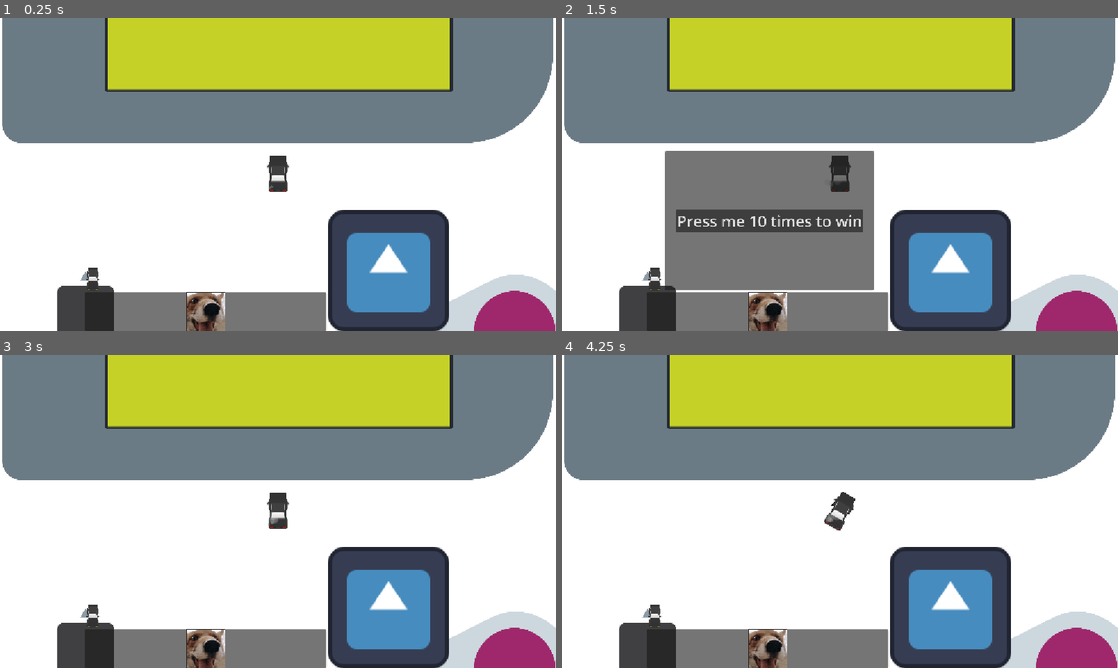
Above: before the commit, frames 1-4 (two rows, left to right).
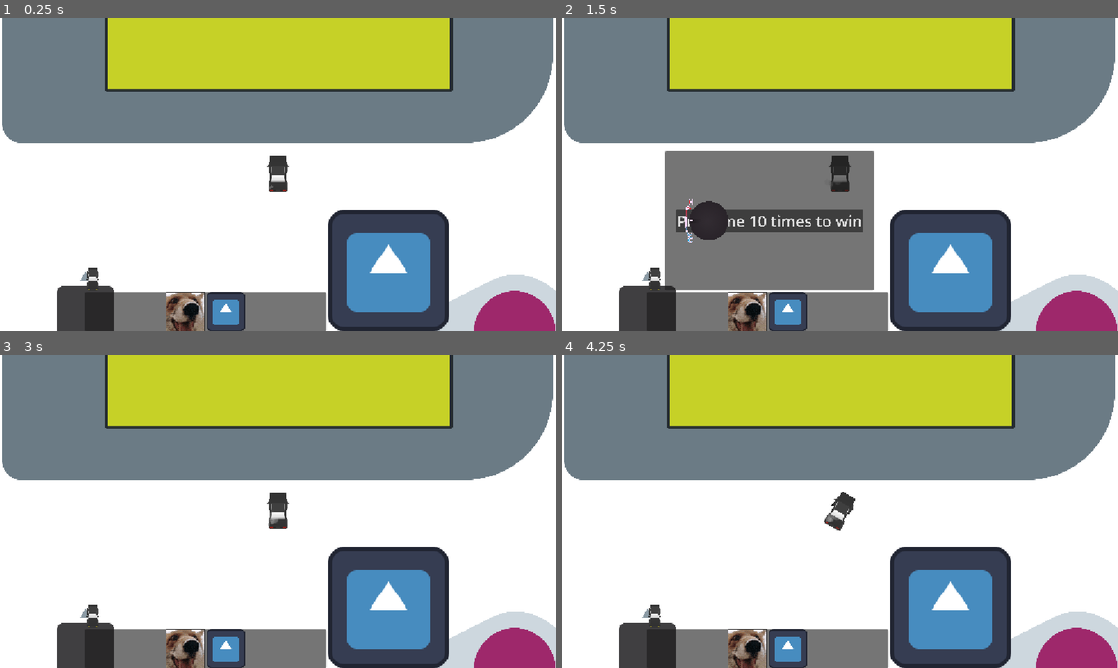
Above: after the commit, the same moments.

Repository: DBorgKiwami/game-jam-2
Game: Godot game, scene res://levels/testlevel.tscn
The game is run twice, just before and just after one commit, with the same random seed, the same clock (stepped at 60 frames per second) and the same inputs. The engine's default icon, where the game draws it, is replaced by a stand-in: a white triangle on a blue panel in a dark square.
Inputs (mouse positions are in pixels of both pictures, inside the frame that each line leads up to; where the layout moved, square brackets give the same spot in the first picture):
- Up to frame 1 (0.25 s): no input
- Up to frame 2 (1.5 s): click (789, 312) at 0.52 s; click (745, 312) [767, 312] at 1.25 s
- Up to frame 3 (3 s): click "Press me 10 times to win" at 2 s; click (94, 614) at 2.75 s
- Up to frame 4 (4.25 s): move the mouse to (962, 495) at 3.52 s; press the mouse at (962, 495) at 3.53 s; hold Right (turn_right) from 3.53 s (still down)

The runs differ from the first frame. In frame 1, 2.1% of the frame differs, in the area x 10-100%, y 18-100%; in frame 2, 2.6%; in frame 3, 2.1%; in frame 4, 2.1%.

Commit message:
Heater Minigame

Diff:
--- /dev/null
+++ b/minigames/dial.gd
@@ -0,0 +1,25 @@
+extends Sprite2D
+
+var has_mouse = false
+var active = true
+var beingClicked = false
+
+func _on_area_2d_mouse_entered() -> void:
+	has_mouse = true
+	pass # Replace with function body.
+
+func _on_area_2d_mouse_exited() -> void:
+	has_mouse = false
+	pass # Replace with function body.
+
+func _physics_process(delta: float) -> void:
+	if (Input.is_action_pressed("left_click") and has_mouse) or beingClicked:
+		beingClicked = true
+		rotation_degrees -= (Input.get_last_mouse_velocity().y)/100
+		rotation_degrees = clampf(rotation_degrees, -122, -45)
+	if Input.is_action_just_released("left_click"):
+		beingClicked = false
+
+	if rotation_degrees > -57:
+		SignalBus.emit_signal("part_repaired", 1)
+		rotation_degrees = -90
--- /dev/null
+++ b/minigames/heater.gd
@@ -0,0 +1,3 @@
+extends Node2D
+
+@export var dial : Sprite2D
--- /dev/null
+++ b/minigames/heater.tscn
@@ -0,0 +1,47 @@
+[gd_scene format=3 uid="uid://ygw5kfv61nsx"]
+
+[ext_resource type="Script" uid="uid://budfmf280kc3p" path="res://minigames/heater.gd" id="1_7sknv"]
+[ext_resource type="Texture2D" uid="uid://m8ty88gl8i8o" path="res://temperature dial.png" id="1_ekvbm"]
+[ext_resource type="Texture2D" uid="uid://cluwljeotpgkl" path="res://temperature gauge.png" id="2_7sknv"]
+[ext_resource type="Script" uid="uid://tx8hy5ee3oe4" path="res://minigames/dial.gd" id="3_m7hpl"]
+
+[sub_resource type="CircleShape2D" id="CircleShape2D_g4v7s"]
+radius = 102.396286
+
+[node name="Heater" type="Node2D" unique_id=1334399775]
+script = ExtResource("1_7sknv")
+
+[node name="Temperature Dial" type="Sprite2D" parent="." unique_id=1659047644]
+modulate = Color(1, 0.87058824, 1, 1)
+position = Vector2(-314, 0)
+rotation = -1.5707964
+texture = ExtResource("1_ekvbm")
+script = ExtResource("3_m7hpl")
+
+[node name="Area2D" type="Area2D" parent="Temperature Dial" unique_id=1529879626]
+
+[node name="CollisionShape2D" type="CollisionShape2D" parent="Temperature Dial/Area2D" unique_id=1012418332]
+shape = SubResource("CircleShape2D_g4v7s")
+
+[node name="Temp Gauge" type="Sprite2D" parent="." unique_id=2006863567]
+modulate = Color(1, 0.87058824, 1, 1)
+position = Vector2(-314, 0)
+texture = ExtResource("2_7sknv")
+
+[node name="Panel" type="Panel" parent="." unique_id=1471675296]
+visible = false
+custom_minimum_size = Vector2(1080, 720)
+anchors_preset = 8
+anchor_left = 0.5
+anchor_top = 0.5
+anchor_right = 0.5
+anchor_bottom = 0.5
+offset_left = -540.0
+offset_top = -360.0
+offset_right = 540.0
+offset_bottom = 360.0
+grow_horizontal = 2
+grow_vertical = 2
+
+[connection signal="mouse_entered" from="Temperature Dial/Area2D" to="Temperature Dial" method="_on_area_2d_mouse_entered"]
+[connection signal="mouse_exited" from="Temperature Dial/Area2D" to="Temperature Dial" method="_on_area_2d_mouse_exited"]
--- a/player/playercar.tscn
+++ b/player/playercar.tscn
@@ -46,6 +46,7 @@
 color_ramp = SubResource("GradientTexture1D_axjsj")
 
 [node name="Car" type="CharacterBody2D" unique_id=2090852087 node_paths=PackedStringArray("sprite", "particleEffectPivotPoint")]
+motion_mode = 1
 script = ExtResource("1_wwgfg")
 maxSpeed = 500.0
 maxBrakingSpeed = 300.0
--- a/project.godot
+++ b/project.godot
@@ -33,6 +33,12 @@
 , Object(InputEventKey,"resource_local_to_scene":false,"resource_name":"","device":-1,"window_id":0,"alt_pressed":false …(183 unchanged characters)…
 ]
 }
+reverse={
+"deadzone": 0.2,
+"events": [Object(InputEventKey,"resource_local_to_scene":false,"resource_name":"","device":-1,"window_id":0,"alt_pressed":false,"shift_pressed":false,"ctrl_pressed":false,"meta_pressed":false,"pressed":false,"keycode":0,"physical_keycode":4194322,"key_label":0,"unicode":0,"location":0,"echo":false,"script":null)
+, Object(InputEventKey,"resource_local_to_scene":false,"resource_name":"","device":-1,"window_id":0,"alt_pressed":false,"shift_pressed":false,"ctrl_pressed":false,"meta_pressed":false,"pressed":false,"keycode":0,"physical_keycode":83,"key_label":0,"unicode":115,"location":0,"echo":false,"script":null)
+]
+}
 turn_left={
 "deadzone": 0.2,
 "events": [Object(InputEventKey,"resource_local_to_scene":false,"resource_name":"","device":-1,"window_id":0,"alt_press …(195 unchanged characters)…
@@ -45,20 +51,19 @@
 , Object(InputEventKey,"resource_local_to_scene":false,"resource_name":"","device":-1,"window_id":0,"alt_pressed":false …(183 unchanged characters)…
 ]
 }
+brakes={
+"deadzone": 0.2,
+"events": [Object(InputEventKey,"resource_local_to_scene":false,"resource_name":"","device":-1,"window_id":0,"alt_pressed":false,"shift_pressed":false,"ctrl_pressed":false,"meta_pressed":false,"pressed":false,"keycode":0,"physical_keycode":32,"key_label":0,"unicode":32,"location":0,"echo":false,"script":null)
+]
+}
 reserve={
 "deadzone": 0.2,
 "events": [Object(InputEventKey,"resource_local_to_scene":false,"resource_name":"","device":-1,"window_id":0,"alt_press …(195 unchanged characters)…
 ]
 }
-reverse={
+left_click={
 "deadzone": 0.2,
-"events": [Object(InputEventKey,"resource_local_to_scene":false,"resource_name":"","device":-1,"window_id":0,"alt_pressed":false,"shift_pressed":false,"ctrl_pressed":false,"meta_pressed":false,"pressed":false,"keycode":0,"physical_keycode":4194322,"key_label":0,"unicode":0,"location":0,"echo":false,"script":null)
-, Object(InputEventKey,"resource_local_to_scene":false,"resource_name":"","device":-1,"window_id":0,"alt_pressed":false,"shift_pressed":false,"ctrl_pressed":false,"meta_pressed":false,"pressed":false,"keycode":0,"physical_keycode":83,"key_label":0,"unicode":115,"location":0,"echo":false,"script":null)
-]
-}
-brakes={
-"deadzone": 0.2,
-"events": [Object(InputEventKey,"resource_local_to_scene":false,"resource_name":"","device":-1,"window_id":0,"alt_pressed":false,"shift_pressed":false,"ctrl_pressed":false,"meta_pressed":false,"pressed":false,"keycode":0,"physical_keycode":32,"key_label":0,"unicode":32,"location":0,"echo":false,"script":null)
+"events": [Object(InputEventMouseButton,"resource_local_to_scene":false,"resource_name":"","device":-1,"window_id":0,"alt_pressed":false,"shift_pressed":false,"ctrl_pressed":false,"meta_pressed":false,"button_mask":0,"position":Vector2(0, 0),"global_position":Vector2(0, 0),"factor":1.0,"button_index":1,"canceled":false,"pressed":false,"double_click":false,"script":null)
 ]
 }
 
@@ -68,4 +73,5 @@
 
 [rendering]
 
+textures/canvas_textures/default_texture_filter=0
 rendering_device/driver.windows="d3d12"
--- a/ui/toolbar.gd
+++ b/ui/toolbar.gd
@@ -27,3 +27,8 @@
 func close_all_tabs() -> void:
 	for mg in $MinigameContainer.get_children():
 		mg.visible = false
+
+
+func _on_tool_2_pressed() -> void:
+	$MinigameContainer/Heater.visible = true
+	pass # Replace with function body.
--- a/ui/toolbar.tscn
+++ b/ui/toolbar.tscn
@@ -5,6 +5,7 @@
 [ext_resource type="Texture2D" uid="uid://di8abe44rp8bk" path="res://icon.svg" id="2_ata6n"]
 [ext_resource type="PackedScene" uid="uid://bq6dbw55wnsw0" path="res://minigames/testminigame.tscn" id="2_gb7al"]
 [ext_resource type="Texture2D" uid="uid://cutcbvyemtb80" path="res://car_long_black_04.png" id="2_h6tbp"]
+[ext_resource type="PackedScene" uid="uid://ygw5kfv61nsx" path="res://minigames/heater.tscn" id="6_4dapg"]
 
 [node name="Toolbar" type="CanvasLayer" unique_id=1357045452]
 script = ExtResource("1_ata6n")
@@ -69,7 +70,6 @@
 stretch_mode = 5
 
 [node name="Tool2" type="TextureButton" parent="ToolbarAndWheel/Toolbar/BtnContainer" unique_id=307893912]
-visible = false
 custom_minimum_size = Vector2(80, 80)
 custom_maximum_size = Vector2(80, 80)
 layout_mode = 2
@@ -119,8 +119,12 @@
 [node name="Testminigame" parent="MinigameContainer" unique_id=1738096528 instance=ExtResource("2_gb7al")]
 visible = false
 
+[node name="Heater" parent="MinigameContainer" unique_id=1334399775 instance=ExtResource("6_4dapg")]
+visible = false
+
 [node name="Testminigame2" parent="MinigameContainer" unique_id=479206221 instance=ExtResource("2_gb7al")]
 visible = false
 
 [connection signal="pressed" from="ToolbarAndWheel/Toolbar/Return" to="." method="_on_return_pressed"]
 [connection signal="pressed" from="ToolbarAndWheel/Toolbar/BtnContainer/Tool1" to="." method="_on_tool_1_pressed"]
+[connection signal="pressed" from="ToolbarAndWheel/Toolbar/BtnContainer/Tool2" to="." method="_on_tool_2_pressed"]
Not shown, added: minigames/dial.gd.uid
Not shown, added: minigames/heater.gd.uid
Binary file added: temperature dial.png
Not shown, added: temperature dial.png.import
Binary file added: temperature gauge.png
Not shown, added: temperature gauge.png.import
